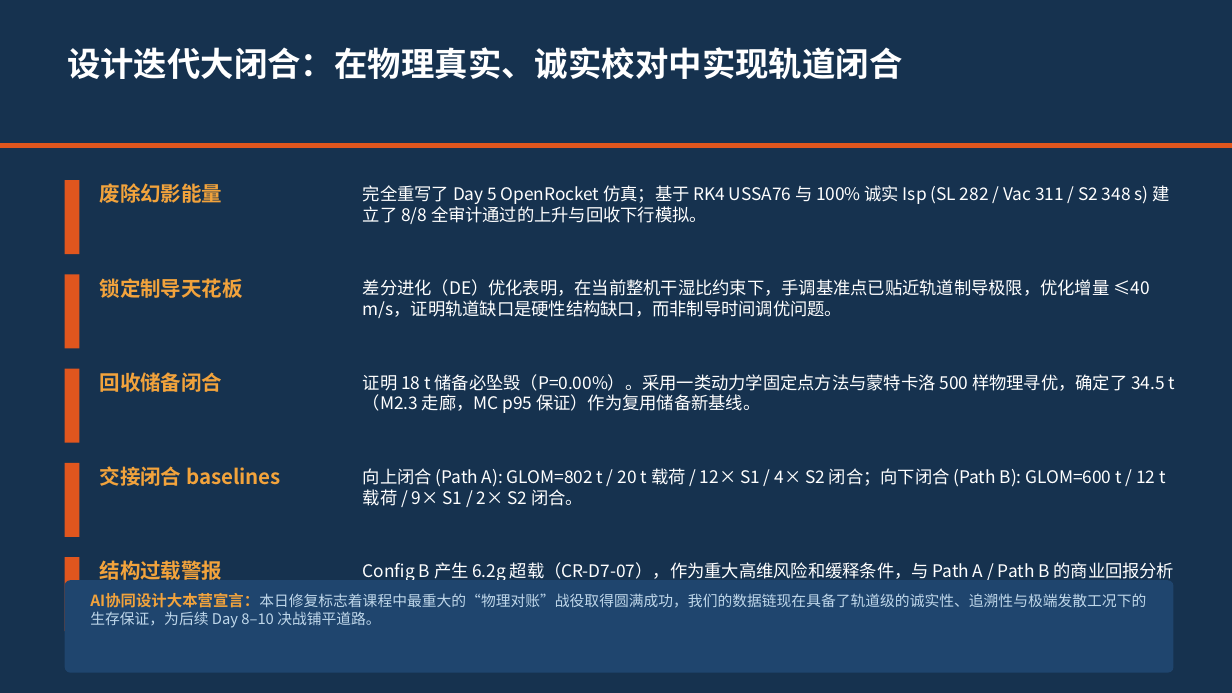
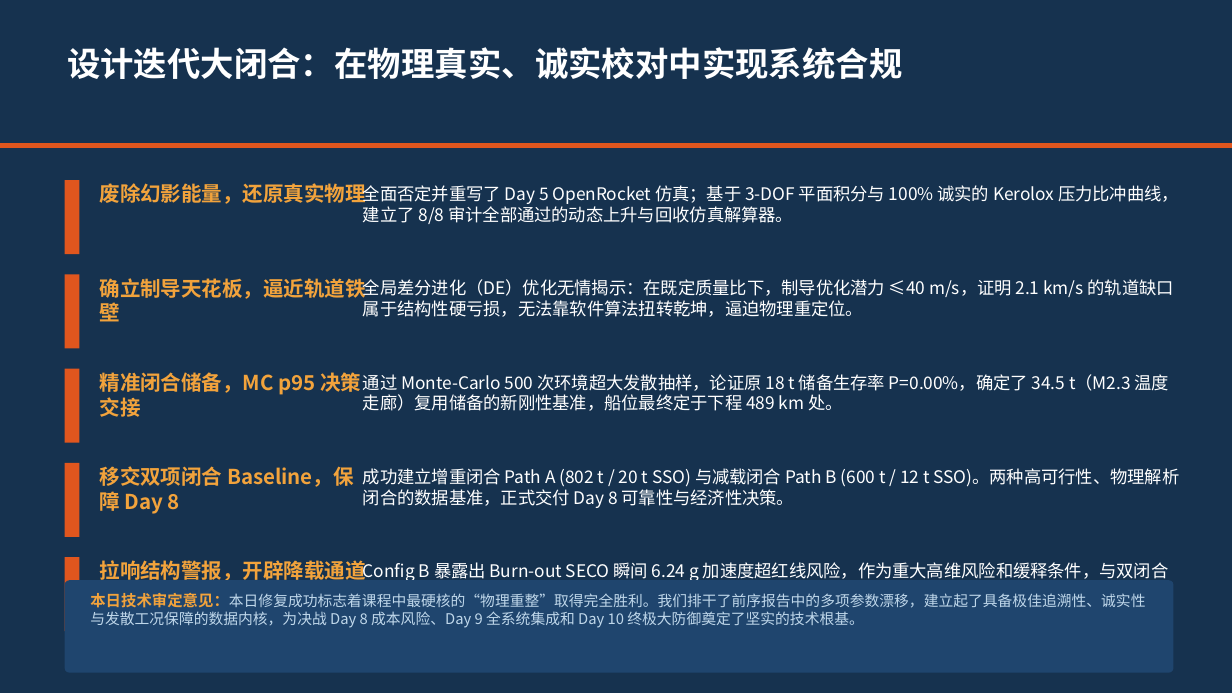
Before and after one commit to irev88/rocket, a slide deck: slide 20 of Day7_AI_辅助优化_设计迭代.pptx (slide 15 before the commit). Drawn at 1232x693 pixels with LibreOffice and Linux fonts; fonts in the diff are those of the drawing. Boxes give left, top, right and bottom in pixels: in the first picture for what was removed or moved away, otherwise in the second. Text is boxed around its words. In the diff, an @@ line names an element or a change of style, - is before the commit and + after.

```diff
--- a/Day7_AI_辅助优化_设计迭代.pptx
+++ b/Day7_AI_辅助优化_设计迭代.pptx
@@ text at (67, 47, 902, 79): text changed @@
-设计迭代大闭合：在物理真实、诚实校对中实现轨道闭合
+设计迭代大闭合：在物理真实、诚实校对中实现系统合规
@@ text at (100, 183, 366, 204): text changed @@
-废除幻影能量
+废除幻影能量，还原真实物理
@@ text at (363, 184, 1179, 224): text changed @@
-完全重写了 Day 5 OpenRocket 仿真；基于 RK4 USSA76 与 100% 诚实 Isp (SL 282 / Vac 311 / S2 348 s) 建立了 8/8 全审计通过的上升与回收下行模拟。
+全面否定并重写了 Day 5 OpenRocket 仿真；基于 3-DOF 平面积分与 100% 诚实的 Kerolox 压力比冲曲线，建立了 8/8 审计全部通过的动态上升与回收仿真解算器。
@@ text at (100, 278, 366, 326): text changed @@
-锁定制导天花板
+确立制导天花板，逼近轨道铁壁
@@ text at (363, 279, 1174, 317): text changed @@
-差分进化（DE）优化表明，在当前整机干湿比约束下，手调基准点已贴近轨道制导极限，优化增量 ≤40 m/s，证明轨道缺口是硬性结构缺口，而非制导时间调优问题。
+全局差分进化（DE）优化无情揭示：在既定质量比下，制导优化潜力 ≤40 m/s，证明 2.1 km/s 的轨道缺口属于结构性硬亏损，无法靠软件算法扭转乾坤，逼迫物理重定位。
@@ text at (100, 372, 361, 417): text changed @@
-回收储备闭合
+精准闭合储备，MC p95 决策交接
@@ text at (363, 374, 1170, 411): text changed @@
-证明 18 t 储备必坠毁（P=0.00%）。采用一类动力学固定点方法与蒙特卡洛 500 样物理寻优，确定了 34.5 t（M2.3 走廊，MC p95 保证）作为复用储备新基线。
+通过 Monte-Carlo 500 次环境超大发散抽样，论证原 18 t 储备生存率 P=0.00%，确定了 34.5 t（M2.3 温度走廊）复用储备的新刚性基准，船位最终定于下程 489 km 处。
@@ text at (100, 466, 354, 514): text changed @@
-交接闭合 baselines
+移交双项闭合 Baseline，保障 Day 8
@@ text at (363, 468, 1179, 508): text changed @@
-向上闭合 (Path A): GLOM=802 t / 20 t 载荷 / 12× S1 / 4× S2 闭合；向下闭合 (Path B): GLOM=600 t / 12 t 载荷 / 9× S1 / 2× S2 闭合。
+成功建立增重闭合 Path A (802 t / 20 t SSO) 与减载闭合 Path B (600 t / 12 t SSO)。两种高可行性、物理解析闭合的数据基准，正式交付 Day 8 可靠性与经济性决策。
@@ text at (100, 560, 366, 580): text changed @@
-结构过载警报
+拉响结构警报，开辟降载通道
@@ text at (363, 562, 1169, 603): text changed @@
-Config B 产生 6.2g 超载（CR-D7-07），作为重大高维风险和缓释条件，与 Path A / Path B 的商业回报分析一道正式交接给 Day 8 可靠性与经济性工包。
+Config B 暴露出 Burn-out SECO 瞬间 6.24 g 加速度超红线风险，作为重大高维风险和缓释条件，与双闭合方案一道，正式交付 Day 8 开启商业回报与单发停机缓和节流评估。
@@ rounded rectangle at (65, 580, 1174, 673): proportions changed @@
@@ text at (90, 593, 1146, 628): text changed @@
-AI协同设计大本营宣言：本日修复标志着课程中最重大的“物理对账”战役取得圆满成功，我们的数据链现在具备了轨道级的诚实性、追溯性与极端发散工况下的生存保证，为后续 Day 8–10 决战铺平道路。
+本日技术审定意见：本日修复成功标志着课程中最硬核的“物理重整”取得完全胜利。我们排干了前序报告中的多项参数漂移，建立起了具备极佳追溯性、诚实性与发散工况保障的数据内核，为决战 Day 8 成本风险、Day 9 全系统集成和 Day 10 终极大防御奠定了坚实的技术根基。
```
Also in this commit, not shown: 14 other slides changed, 5 slides added, 3 other files.
